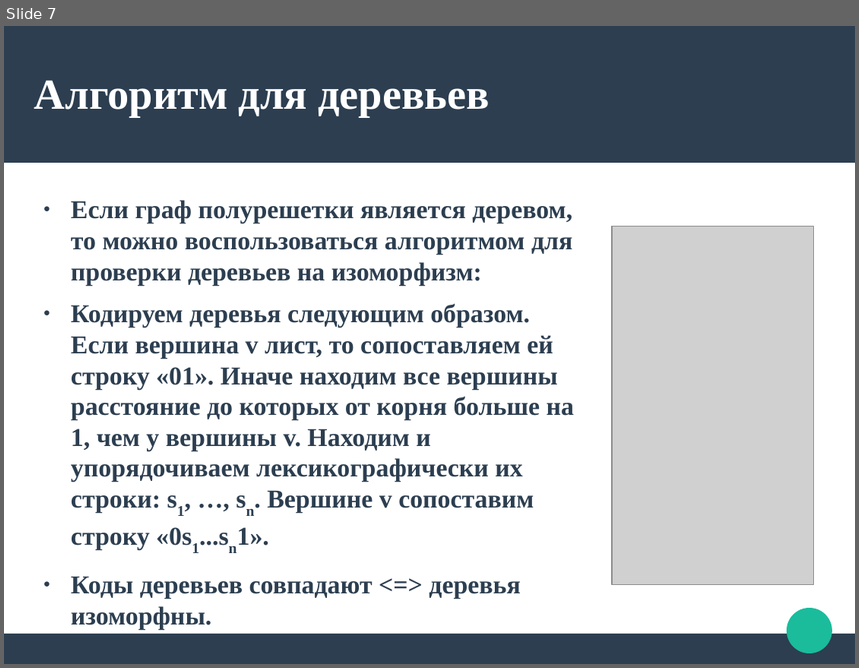
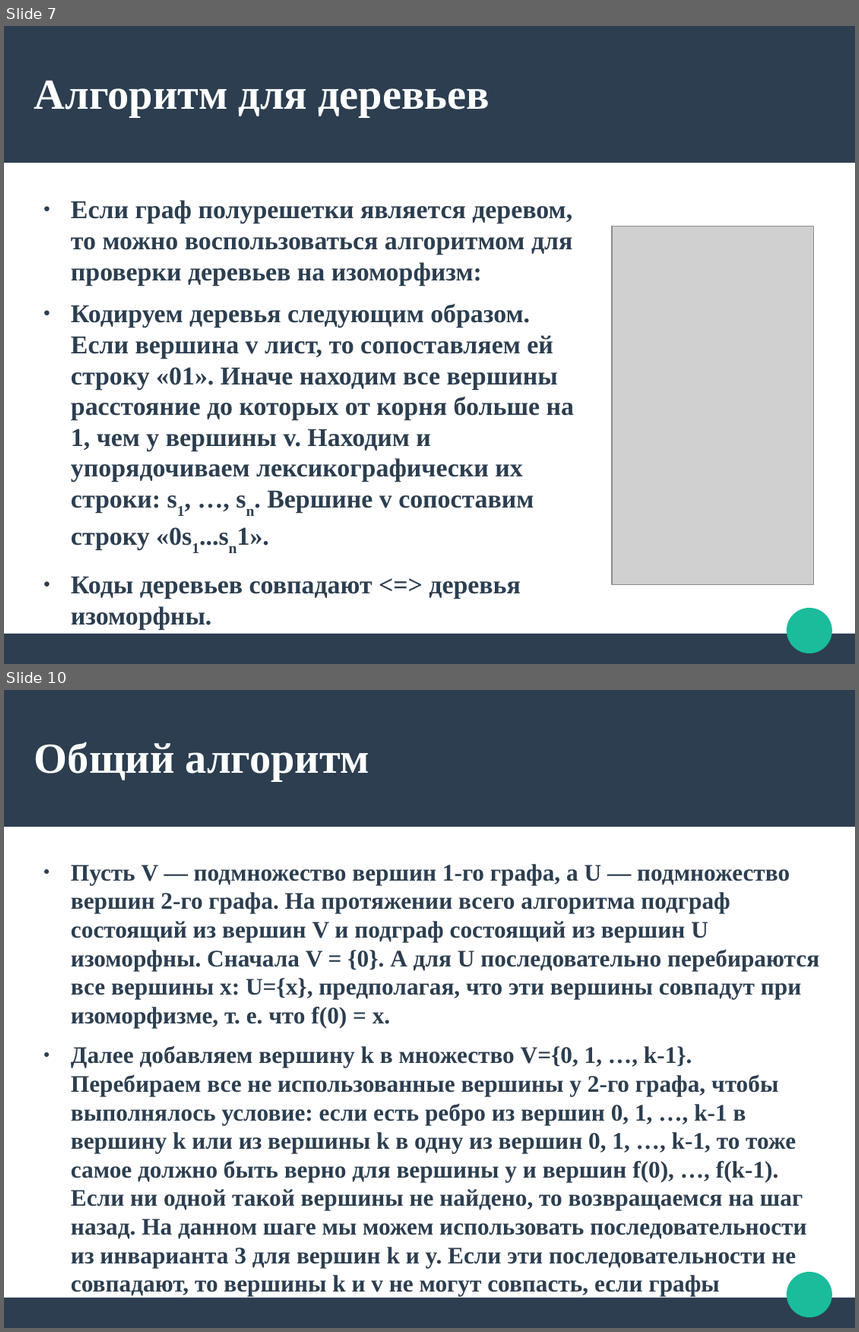
Before and after one commit to psqq/semi-diplom, a slide deck: docs/p_v2.odp. Shown one above the other, each under a label of ours: slide 7 before the commit, slides 7 and 10 after it; the slides between them are not shown. The pictures are 859x668 and 859x1332 pixels, drawn with LibreOffice and Linux fonts; fonts in the diff are those of the drawing; grey boxes stand for pictures. Boxes give left, top, right and bottom in pixels: in the first picture for what was removed or moved away, otherwise in the second. Text is boxed around its words. In the diff, an @@ line names an element or a change of style, - is before the commit and + after.

```diff
--- a/docs/p_v2.odp
+++ b/docs/p_v2.odp
@@ slide 10 added at <box>4,690,855,1328</box>, background #FFFFFF; not listed: 3 template elements that a slide beside it also shows @@
@@ title added at <box>34,742,370,780</box>, 40 pt, text #FFFFFF, bold @@
+Общий алгоритм
@@ text added at <box>71,864,819,1297</box>, 22.2 pt, text #2C3E50, bold @@
+● Пусть V — подмножество вершин 1-го графа, а U — подмножество вершин 2-го графа. На протяжении всего алгоритма подграф состоящий из вершин V и подграф состоящий из вершин U изоморфны. Сначала V = {0}. А для U последовательно перебираются все вершины x: U={x}, предполагая, что эти вершины совпадут при изоморфизме, т. е. что f(0) = x.
+● Далее добавляем вершину k в множество V={0, 1, …, k-1}. Перебираем все не использованные вершины y 2-го графа, чтобы выполнялось условие: если есть ребро из вершин 0, 1, …, k-1 в вершину k или из вершины k в одну из вершин 0, 1, …, k-1, то тоже самое должно быть верно для вершины y и вершин f(0), …, f(k-1). Если ни одной такой вершины не найдено, то возвращаемся на шаг назад. На данном шаге мы можем использовать последовательности из инварианта 3 для вершин k и y. Если эти последовательности не совпадают, то вершины k и v не могут совпасть, если графы изоморфны.
+● Если хотя бы раз |V|=n, то графы изоморфны и f искомая биекция. Иначе графы не изоморфны.
```
Also in this commit, not shown: 3 slides changed, 1 other slide added, 4 slides removed, 6 other files.
